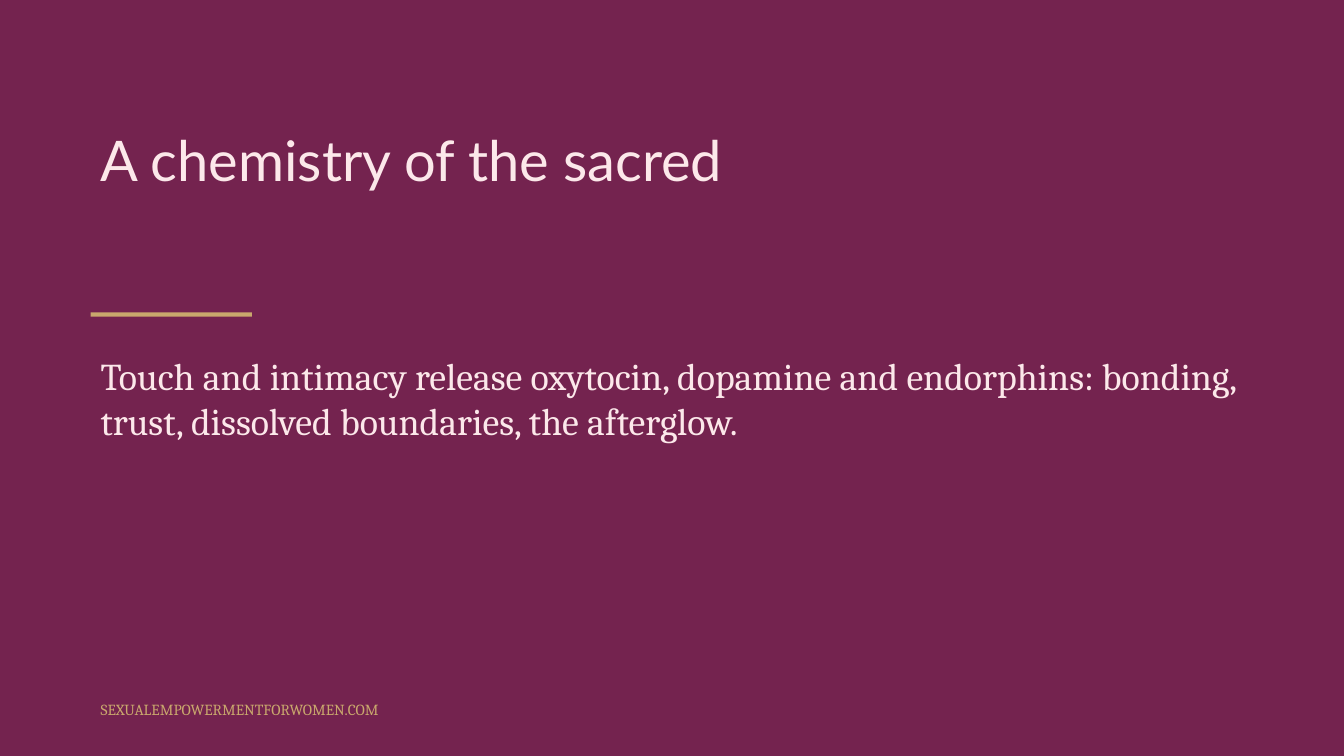
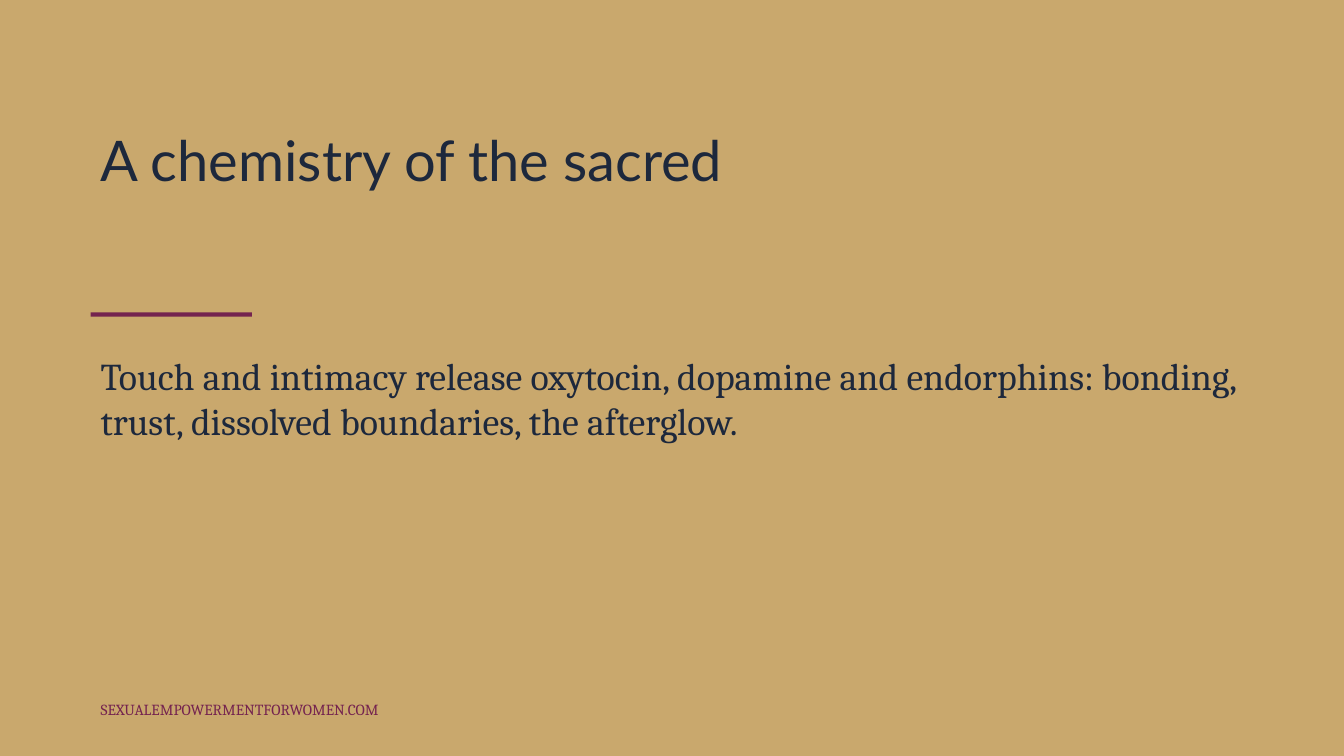
Before and after one commit to tarisha-starr/GitHub-folder, a slide deck: slide 7 of content/sessions/slides/Spirituality-in-Sexuality-Research.pptx (slide 13 before the commit). Drawn at 1344x756 pixels with LibreOffice and Linux fonts; fonts in the diff are those of the drawing. Boxes give left, top, right and bottom in pixels: in the first picture for what was removed or moved away, otherwise in the second. Text is boxed around its words. In the diff, an @@ line names an element or a change of style, - is before the commit and + after.

```diff
--- a/content/sessions/slides/Spirituality-in-Sexuality-Research.pptx
+++ b/content/sessions/slides/Spirituality-in-Sexuality-Research.pptx
@@ background #74234F to #C9A86D @@
@@ text "A chemistry of the sacred" at [101, 139, 722, 191]: text colour #FCE8EA to #1D283C @@
@@ rectangle at [91, 313, 252, 317]: fill #C9A86D to #74234F @@
@@ text "Touch and intimacy release oxytocin, ..." at [101, 363, 1237, 444]: text colour #FCE8EA to #1D283C @@
@@ text "SEXUALEMPOWERMENTFORWOMEN.COM" at [101, 704, 379, 715]: text colour #C9A86D to #74234F @@
```
Also in this commit, not shown: 4 other slides changed, 6 slides removed, 1 other file.
